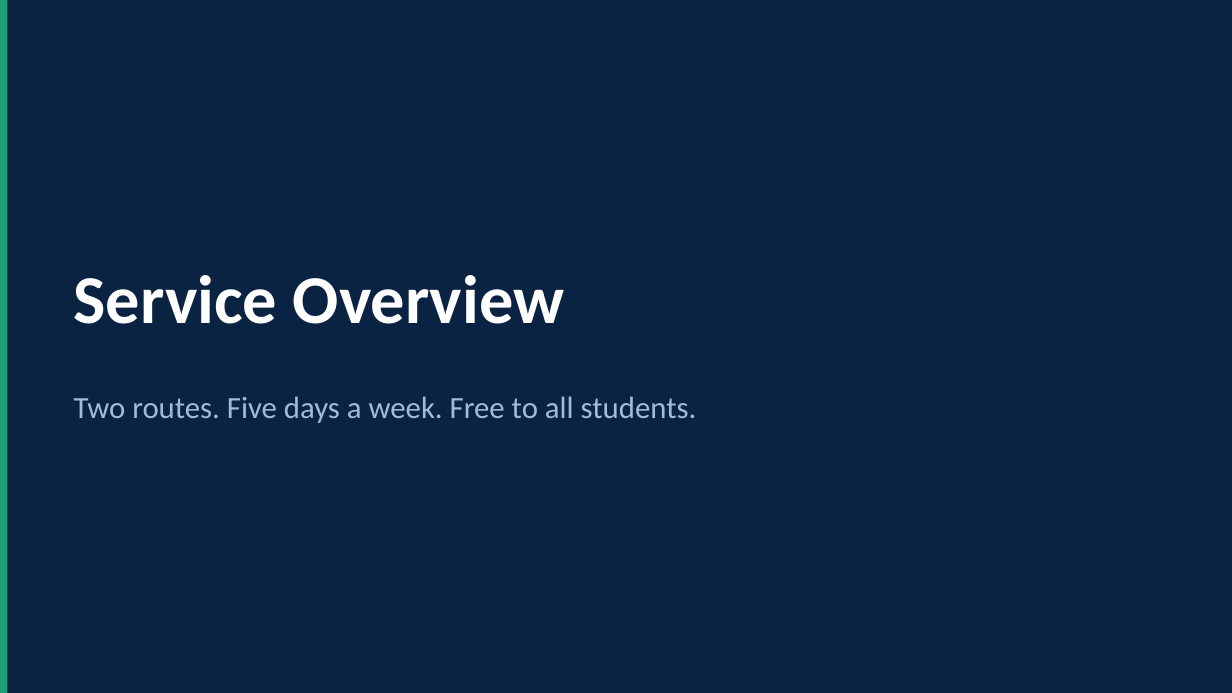
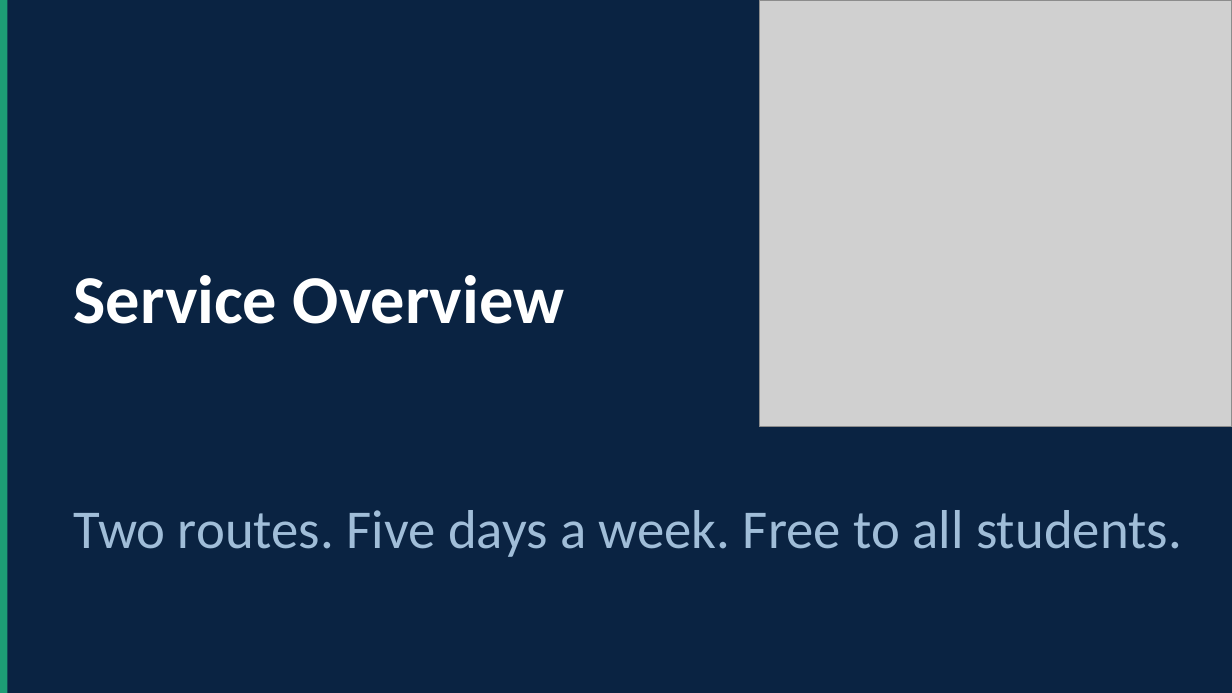
Before and after one commit to meekerwv-boop/Epta_Capstone, a slide deck: slide 3 of EPTA/EPTA_Funding_Case_2025.pptx. Drawn at 1232x693 pixels with LibreOffice and Linux fonts; fonts in the diff are those of the drawing; grey boxes stand for pictures. Boxes give left, top, right and bottom in pixels: in the first picture for what was removed or moved away, otherwise in the second. Text is boxed around its words. In the diff, an @@ line names an element or a change of style, - is before the commit and + after.

```diff
--- a/EPTA/EPTA_Funding_Case_2025.pptx
+++ b/EPTA/EPTA_Funding_Case_2025.pptx
@@ picture added at (x1=759, y1=0, x2=1232, y2=426) @@
@@ text "Two routes. Five days a ..." at (x1=74, y1=510, x2=1182, y2=557): size 18 to 32 pt @@
```
Also in this commit, not shown: 12 other slides changed, 4 slides added, 2 slides removed, 6 other files.
